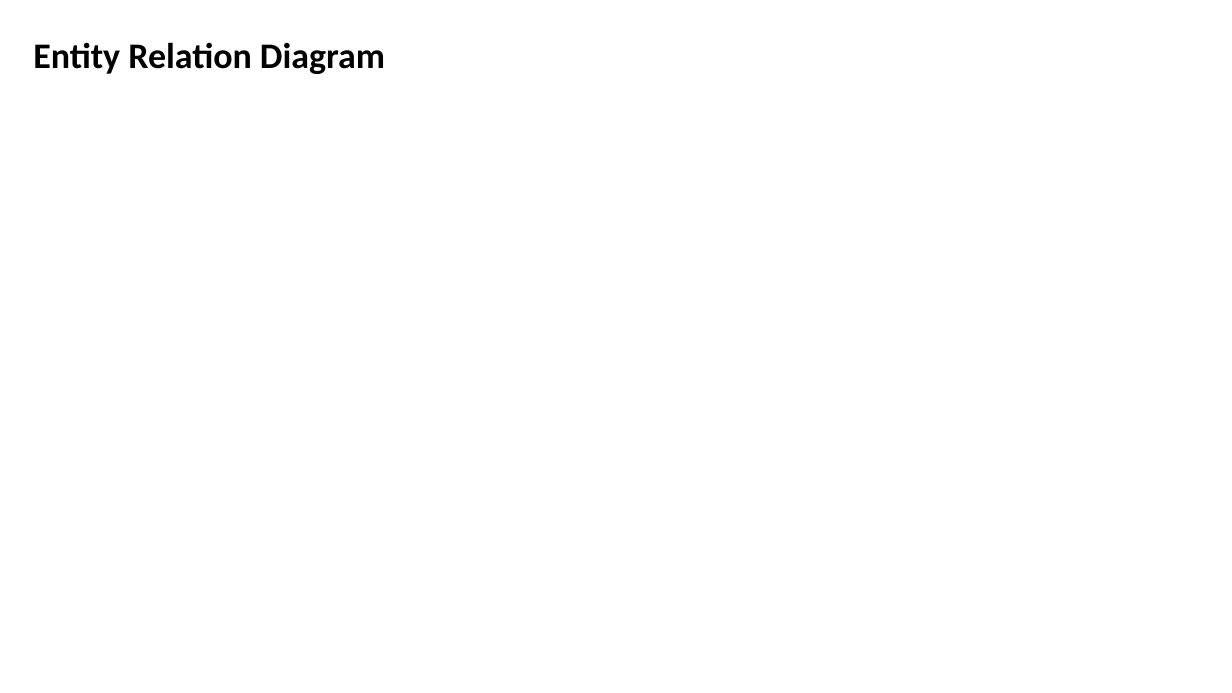
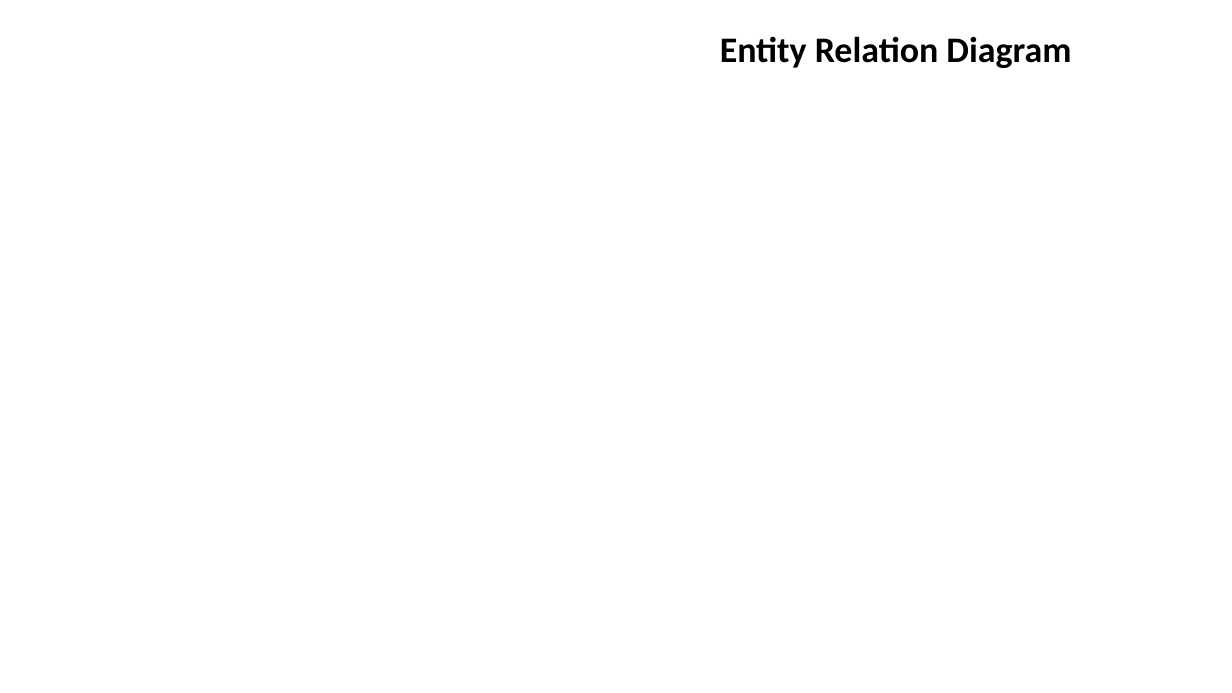
Before and after one commit to Iamsuraj098/Summer-Internship, a slide deck: slide 2 of ppt and notes/DataBase.pptx. Drawn at 1232x693 pixels with LibreOffice and Linux fonts; fonts in the diff are those of the drawing; background and template pictures are left out. Boxes give left, top, right and bottom in pixels: in the first picture for what was removed or moved away, otherwise in the second. Text is boxed around its words. In the diff, an @@ line names an element or a change of style, - is before the commit and + after.

```diff
--- a/ppt and notes/DataBase.pptx
+++ b/ppt and notes/DataBase.pptx
@@ title "Entity Relation Diagram": place and size @@
-title "Entity Relation Diagram" at box(33, 42, 385, 74)
+title "Entity Relation Diagram" at box(720, 36, 1071, 68)
```
Also in this commit, not shown: 2 other files.
